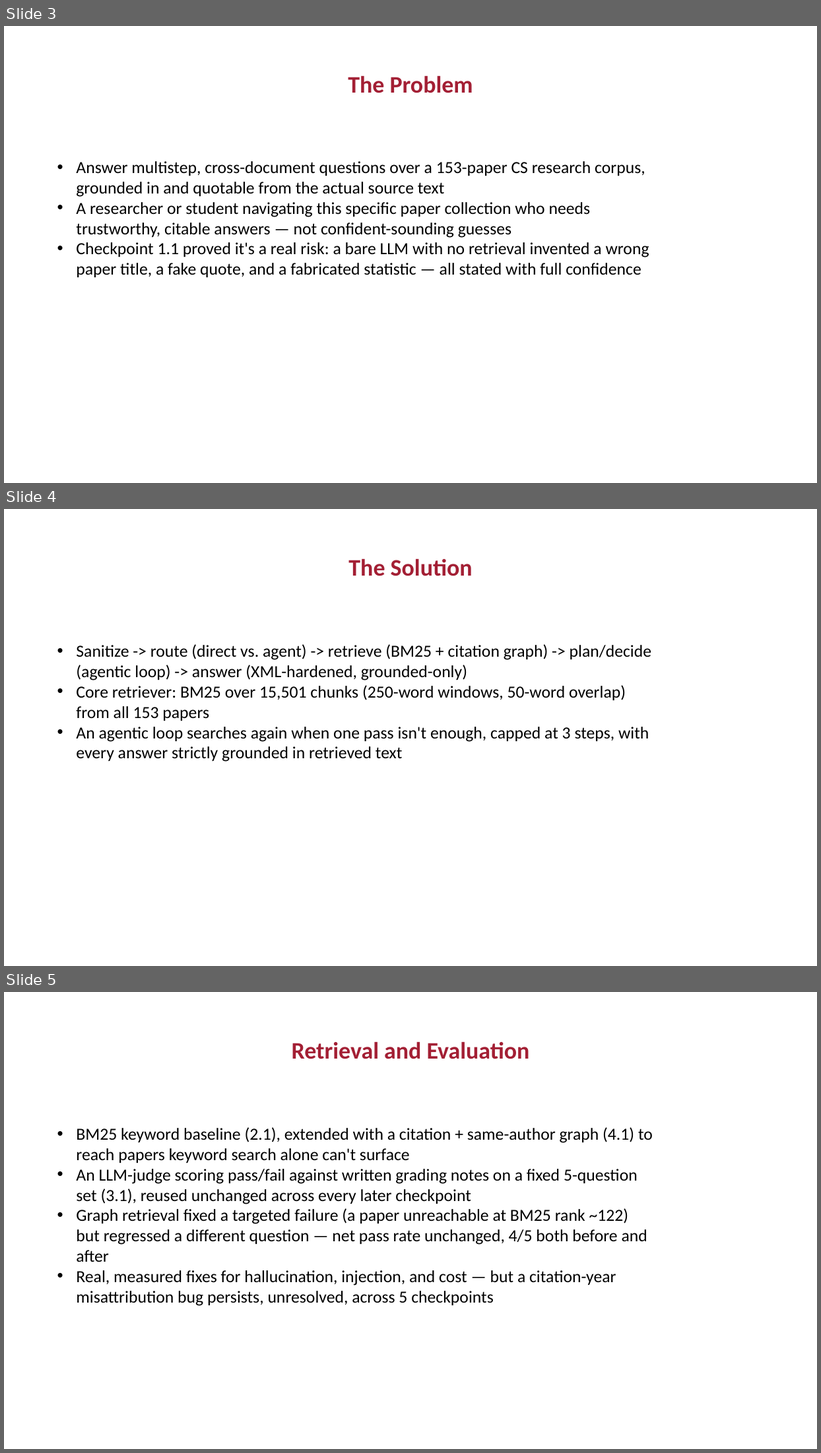
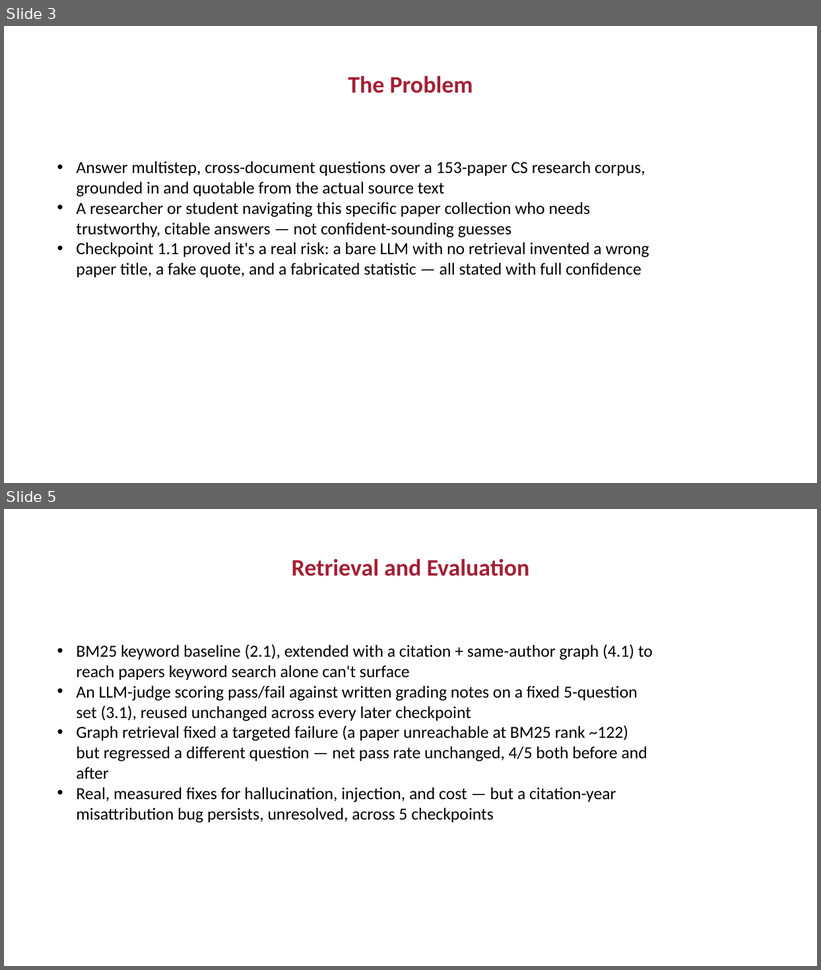
Before and after one commit to slakhwa/mit-rag-context-eng-capstone, a slide deck: Capstone Checkpoint 8.1/Capstone_Design_Review_Presentation_completed.pptx. Shown one above the other, each under a label of ours: slides 3, 4 and 5 before the commit, slides 3 and 5 after it; the slides between them are not shown. The pictures are 821x1453 and 821x970 pixels, drawn with LibreOffice and Linux fonts; fonts in the diff are those of the drawing; background and template pictures are left out. Boxes give left, top, right and bottom in pixels: in the first picture for what was removed or moved away, otherwise in the second. Text is boxed around its words. In the diff, an @@ line names an element or a change of style, - is before the commit and + after.

```diff
--- a/Capstone Checkpoint 8.1/Capstone_Design_Review_Presentation_completed.pptx
+++ b/Capstone Checkpoint 8.1/Capstone_Design_Review_Presentation_completed.pptx
@@ slide 4 removed at (4,509,817,966), background #FFFFFF @@
@@ text removed at (349,559,473,576) @@
-The Solution
@@ text removed at (76,644,651,762) @@
-• Sanitize -> route (direct vs. agent) -> retrieve (BM25 + citation graph) -> plan/decide (agentic loop) -> answer (XML-hardened, grounded-only)
-• Core retriever: BM25 over 15,501 chunks (250-word windows, 50-word overlap) from all 153 papers
-• An agentic loop searches again when one pass isn't enough, capped at 3 steps, with every answer strictly grounded in retrieved text
```
Also in this commit, not shown: 1 slide added, 1 other file.
